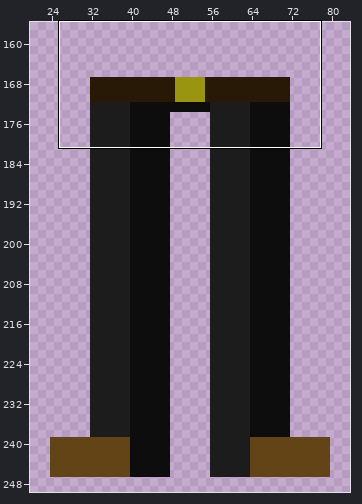
Two states of a sprite sheet, GameJam2017/Assets/Sprites/NewSprites/leg/leg_3.png. The picture above shows the old version from afar; the outline marks the close-up.
Close-up. The starting point:
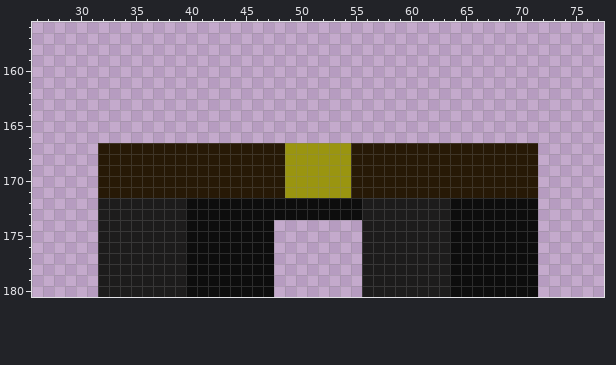
The file is 104x250 pixels. Colours within 5 levels of each other are drawn and written as one. Shown: x 26..77, y 156..180. The wide view leaves out empty margins. The commit also changed other parts of the picture, which this record leaves out.
Once edited:
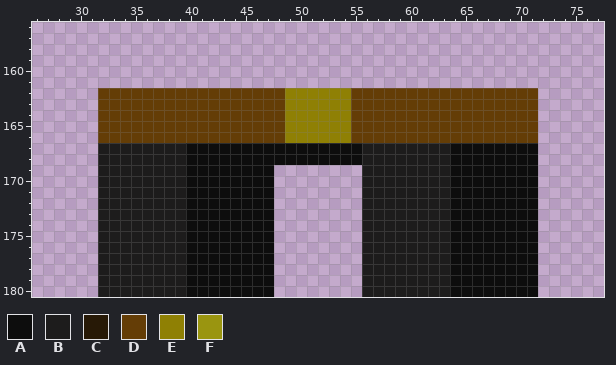
Palette (. is transparent): A #0d0d0d  B #1d1c1c  C #271906  D #643d06  E #8f8004  F #9a9510
Changes in this commit:
@@ x 26..77 @@
 161 ....................................................
-162 ....................................................
-163 ....................................................
-164 ....................................................
-165 ....................................................
-166 ....................................................
-167 ......CCCCCCCCCCCCCCCCCFFFFFFCCCCCCCCCCCCCCCCC......
-168 ......CCCCCCCCCCCCCCCCCFFFFFFCCCCCCCCCCCCCCCCC......
-169 ......CCCCCCCCCCCCCCCCCFFFFFFCCCCCCCCCCCCCCCCC......
-170 ......CCCCCCCCCCCCCCCCCFFFFFFCCCCCCCCCCCCCCCCC......
-171 ......CCCCCCCCCCCCCCCCCFFFFFFCCCCCCCCCCCCCCCCC......
-172 ......BBBBBBBBAAAAAAAAAAAAAAAABBBBBBBBAAAAAAAA......
-173 ......BBBBBBBBAAAAAAAAAAAAAAAABBBBBBBBAAAAAAAA......
+162 ......DDDDDDDDDDDDDDDDDEEEEEEDDDDDDDDDDDDDDDDD......
+163 ......DDDDDDDDDDDDDDDDDEEEEEEDDDDDDDDDDDDDDDDD......
+164 ......DDDDDDDDDDDDDDDDDEEEEEEDDDDDDDDDDDDDDDDD......
+165 ......DDDDDDDDDDDDDDDDDEEEEEEDDDDDDDDDDDDDDDDD......
+166 ......DDDDDDDDDDDDDDDDDEEEEEEDDDDDDDDDDDDDDDDD......
+167 ......BBBBBBBBAAAAAAAAAAAAAAAABBBBBBBBAAAAAAAA......
+168 ......BBBBBBBBAAAAAAAAAAAAAAAABBBBBBBBAAAAAAAA......
+169 ......BBBBBBBBAAAAAAAA........BBBBBBBBAAAAAAAA......
+170 ......BBBBBBBBAAAAAAAA........BBBBBBBBAAAAAAAA......
+171 ......BBBBBBBBAAAAAAAA........BBBBBBBBAAAAAAAA......
+172 ......BBBBBBBBAAAAAAAA........BBBBBBBBAAAAAAAA......
+173 ......BBBBBBBBAAAAAAAA........BBBBBBBBAAAAAAAA......
 174 ......BBBBBBBBAAAAAAAA........BBBBBBBBAAAAAAAA......
